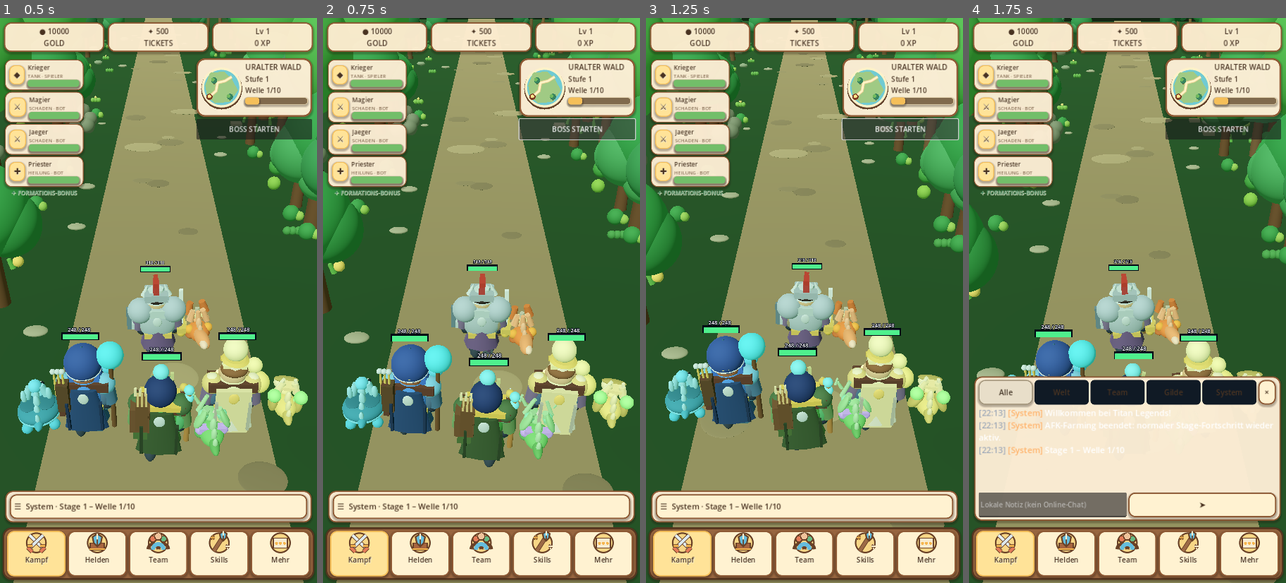
Above: before the commit, frames 1-4 (left to right).
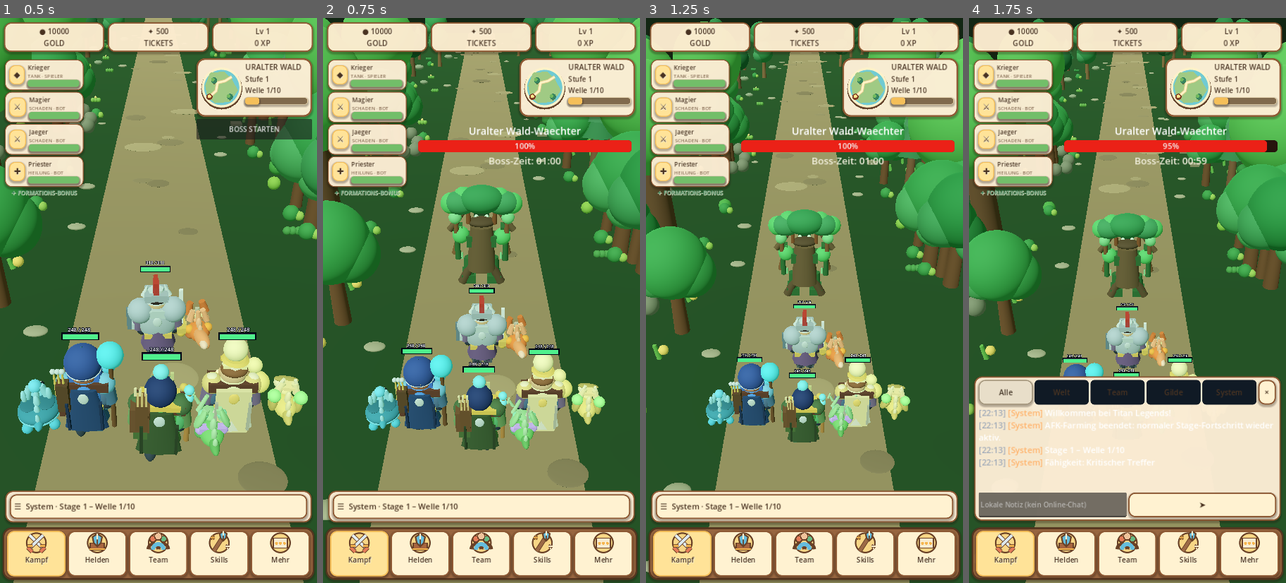
Above: after the commit, the same moments.

Repository: xynewageyx/TitanLegend
Game: Godot game, scene res://scenes/main.tscn
Same seed, same stepped clock (60 frames per second), same inputs: the game is played once before the commit and once after it.
Inputs:
- Up to frame 1 (0.5 s): no input
- Up to frame 2 (0.75 s): click "BOSS STARTEN" at 0.5 s
- Up to frame 3 (1.25 s): no input
- Up to frame 4 (1.75 s): click "☰ System · Stage 1 – Welle 1/…" at 1.25 s

Frame 1 is identical in both runs. In frame 2, 30% of the frame differs, in the area x 0-100%, y 0-100%; in frame 3, 35%; in frame 4, 27%.

Commit message:
Spawn bosses immediately, walk between mob waves and anchor enemies ahead of team

Diff:
--- a/scripts/battle_manager.gd
+++ b/scripts/battle_manager.gd
@@ -949,7 +949,12 @@
   return
  _boss_start_requested = true
  _next_mob_wave_delay = -1.0
- _queue_next_encounter()
+ _encounter_request_id += 1
+ _cancel_pending_walk()
+ clear_enemies()
+ battle_active = false
+ # The player requested the boss: spawn immediately, without a walking delay.
+ spawn_wave()
 
 func _on_walking_finished() -> void:
  if not _walking_for_encounter or _finishing or _afk_wave_pending or _app_paused:
@@ -1079,8 +1084,13 @@
  _finishing = false
  SaveManager.save_game()
  battle_status_changed.emit()
- # Six seconds between normal mob waves; bosses never auto-start.
- _next_mob_wave_delay = MOB_WAVE_INTERVAL
+ # Keep walking throughout the six-second interval between mob waves.
+ _next_mob_wave_delay = -1.0
+ if team_formation != null and team_formation.has_method("start_walking") and not astral_active:
+  _walking_for_encounter = true
+  team_formation.call("start_walking", MOB_WAVE_INTERVAL)
+ else:
+  _next_mob_wave_delay = MOB_WAVE_INTERVAL
 
 func _update_enemy_casualties() -> void:
  if is_boss or _enemy_unit_hp <= 0:
@@ -1109,6 +1119,9 @@
 func _spawn_enemy_visuals() -> void:
  if enemy_spawn_node == null:
   return
+ # Keep enemies ahead of the advancing team, never behind the formation.
+ if team_formation != null:
+  enemy_spawn_node.position.z = team_formation.position.z - 8.0
  var element_id: int = 0
  if biome_manager != null:
   element_id = clampi(int(biome_manager.current_biome), 0, 9)
